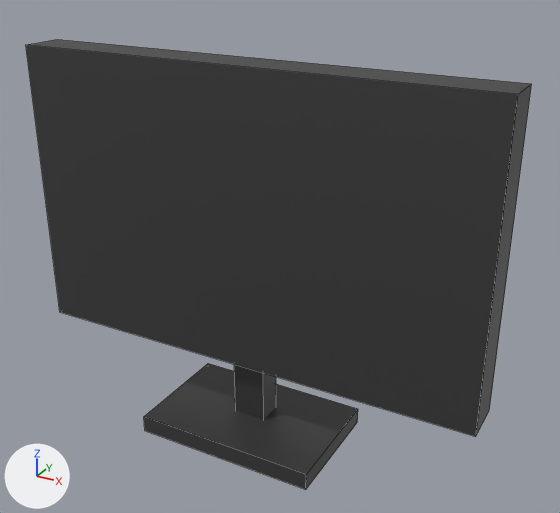
What one commit did to the FBX model Assets/ReSurvivor2/Blender/S7U_Monitor/S7U_Monitor.fbx.
Camera for both pictures: a camera (50 mm lens) standing at (0.411, -0.676, 0.574) and looking at (0.031, 0.016, 0.228). Lighting does not change. The marker at lower left points along +X, +Y and +Z. The picture after the commit comes second. Mesh edges are drawn as thin lines. Where no turn or scale is listed for an object, it has been applied to the vertices. Vertices at exactly the same position are counted once.

Before the edit, the objects in view are built like this:
```python
mat_s7u_metal = principled_material('S7U_Metal')
mat_s7u_metal.base_color = (0.08, 0.08, 0.08)  # dark grey #505050
mat_s7u_metal.metallic = 0.6
me_s7u_monitor_mesh = bpy.data.meshes.new('S7U_Monitor_mesh')
me_s7u_monitor_mesh.from_pydata(...)  # a box spanning x -0.11..0.11, y -0.07..0.07, z 0.0..0.02; a box spanning x -0.02..0.02, y -0.005..0.025, z 0.01..0.11; a box spanning x -0.275..0.275, y -0.025..0.025, z 0.1..0.44
me_s7u_monitor_mesh.materials.append(mat_s7u_metal)  # dark grey #505050
ob_s7u_monitor = bpy.data.objects.new('S7U_Monitor', me_s7u_monitor_mesh)
ob_s7u_monitor.location = (0.0, 0.0, 0.0)
```
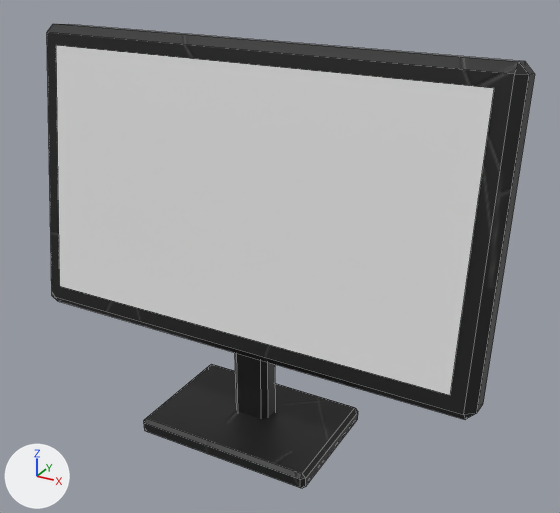
Location of each change, [x1, y1, x2, y2] in pixels of the pictures (560 x 513 px):
'S7U_Monitor', surface changed, reshaped: before [26, 39, 532, 489]; after [47, 24, 535, 488]
part 1 of me_s7u_monitor_mesh, rebuilt: before [144, 363, 358, 489]; after [144, 364, 358, 488]
part 2 of me_s7u_monitor_mesh, rebuilt (18% taller): before [234, 364, 276, 420]; after [235, 353, 276, 419]
part 3 of me_s7u_monitor_mesh, rebuilt: before [26, 39, 532, 436]; after [47, 24, 535, 420]
part 4 of me_s7u_monitor_mesh, added: after [56, 45, 494, 395]

The change, as a list of edits to the scene's bpy script:
```text
Add img_t_s7u_metal_png:
    img_t_s7u_metal_png = load_image('T_S7U_Metal.png', '../../Textures/Stage7_Ukraine/T_S7U_Metal.png', 512, 512, 'sRGB')
Add img_t_s7u_metal_n_png:
    img_t_s7u_metal_n_png = load_image('T_S7U_Metal_N.png', '../../Textures/Stage7_Ukraine/T_S7U_Metal_N.png', 512, 512, 'Non-Color')
Change mat_s7u_metal:
    where n0 = _N.new('ShaderNodeBsdfPrincipled'); n0.name = 'Principled BSDF'
    remove n0.inputs[0].default_value = (0.08, 0.08, 0.08, 1.0)  # 'Base Color', dark grey #505050
    remove n0.inputs[1].default_value = 0.6  # 'Metallic'
    add n2 = _N.new('ShaderNodeTexImage'); n2.name = 'Image Texture'
    add n2.image = img_t_s7u_metal_png
    add n3 = _N.new('ShaderNodeTexImage'); n3.name = 'Image Texture.001'
    add n3.image = img_t_s7u_metal_n_png
    add n4 = _N.new('ShaderNodeNormalMap'); n4.name = 'Normal Map'
    add _L.new(n2.outputs[0], n0.inputs[0])  # 'Color' to 'Base Color'
    add _L.new(n3.outputs[0], n4.inputs[1])  # 'Color' to 'Color'
    add _L.new(n4.outputs[0], n0.inputs[5])  # 'Normal' to 'Normal'
Add mat_s7u_screen:
    mat_s7u_screen = principled_material('S7U_Screen')
    mat_s7u_screen.base_color = (0.8, 0.8, 0.8)  # white #e7e7e7
Change me_s7u_monitor_mesh:
    used by ob_s7u_monitor; location = (0.0, 0.0, 0.0)
    verts and faces of me_s7u_monitor_mesh; kept vertices keep their numbers, new ones are numbered from 24
    remove me_s7u_monitor_mesh.from_pydata(...)  # 24 vertices, 18 faces; spans x -0.275..0.275, y -0.07..0.07, z 0.0..0.44
    add me_s7u_monitor_mesh.from_pydata(...)  # 76 vertices, 79 faces; spans x -0.275..0.275, y -0.075..0.075, z 0.0..0.46
    me_s7u_monitor_mesh part 1: the loose piece of 8 vertices spanning x -0.11..0.11, y -0.07..0.07, z 0.0..0.02 is rebuilt with 24 vertices and now spans x -0.11..0.11, y -0.075..0.075, z 0.0..0.02
    me_s7u_monitor_mesh part 2: the loose piece of 8 vertices spanning x -0.02..0.02, y -0.005..0.025, z 0.01..0.11 is rebuilt with 24 vertices and now spans x -0.023..0.023, y -0.005..0.025, z 0.01..0.13
    me_s7u_monitor_mesh part 3: the loose piece of 8 vertices spanning x -0.275..0.275, y -0.025..0.025, z 0.1..0.44 is rebuilt with 24 vertices and now spans x -0.275..0.275, y -0.045..0.045, z 0.12..0.46
    me_s7u_monitor_mesh part 4
    add verts[24] = (-0.25, -0.044, 0.151)  # pixel (59, 286)
    add verts[25] = (0.25, -0.044, 0.151)  # pixel (450, 395)
    add verts[26] = (0.25, -0.003, 0.439)  # pixel (494, 88)
    add verts[27] = (-0.25, -0.003, 0.439)  # pixel (56, 45)
    add faces += [(24, 25, 26, 27)]  # mat_s7u_screen (white #e7e7e7)
    add me_s7u_monitor_mesh.materials.append(mat_s7u_screen)  # white #e7e7e7
```
